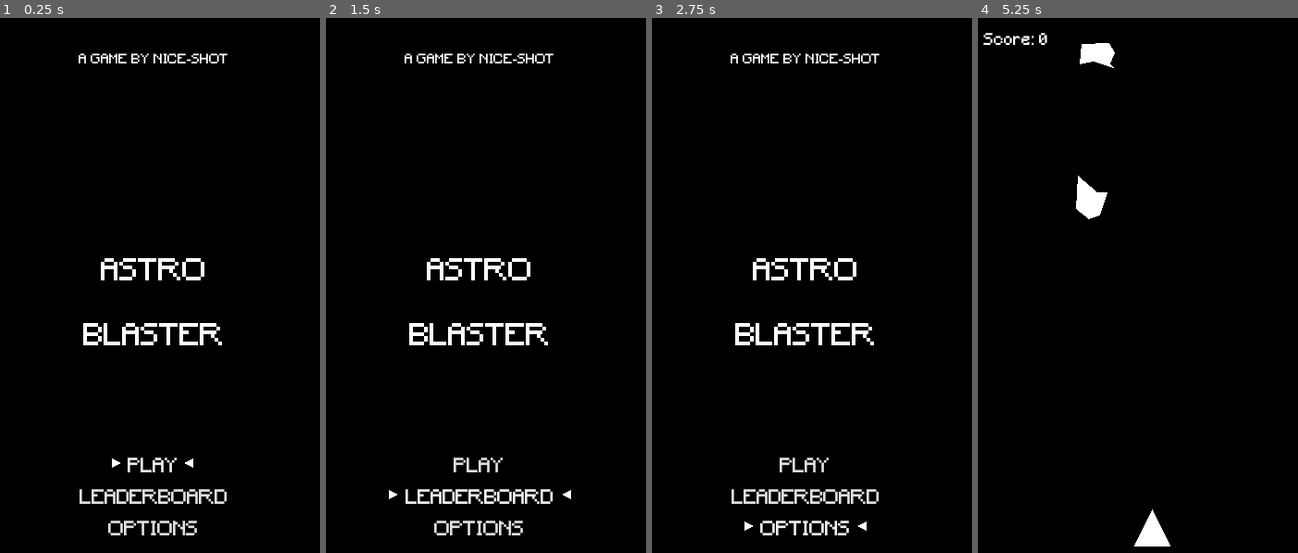
Above: before the commit, frames 1-4 (left to right).
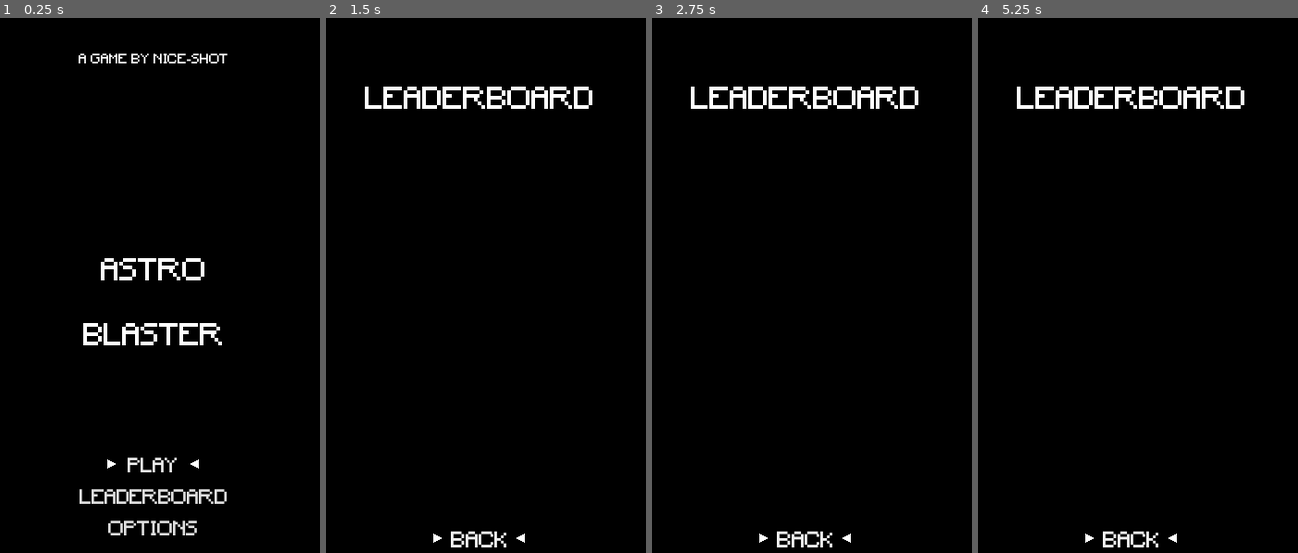
Above: after the commit, the same moments.

Repository: nice-shot/godot_shmup
Game: Godot game, scene res://scenes/main.tscn
The game is run twice, just before and just after one commit, with the same random seed, the same clock (stepped at 60 frames per second) and the same inputs.
Inputs (mouse positions are in pixels of both pictures, inside the frame that each line leads up to):
- Up to frame 1 (0.25 s): no input
- Up to frame 2 (1.5 s): click "LEADERBOARD" at 0.5 s; click (479, 542) at 1.25 s, where only the run after the commit has a clickable "BACK"
- Up to frame 3 (2.75 s): click (805, 531) at 2 s, where only the run before the commit has a clickable "OPTIONS"
- Up to frame 4 (5.25 s): click (1131, 467) at 2.75 s, where only the run before the commit has a clickable "PLAY"; hold Right (ui_right) 3.53-4.28 s; hold Left (ui_left) 4.28-5.03 s; hold Right (ui_right) from 5.03 s (still down)

The runs differ from the first frame. In frame 1, less than 0.1% of the frame differs, in the area x 33-63%, y 82-85%; in frame 2, 4.9%; in frame 3, 4.9%, in the area x 12-84%, y 6-99%; in frame 4, 3.1%.

Commit message:
Started adding leaderboards menu to main menu scene

Diff:
--- a/scenes/menu.tscn
+++ b/scenes/menu.tscn
@@ -16,13 +16,12 @@
 size = 21
 font_data = ExtResource( 1 )
 
-[node name="Menu" type="Control"]
-anchor_right = 1.0
-anchor_bottom = 1.0
+[sub_resource type="DynamicFont" id=6]
+size = 23
+font_data = ExtResource( 1 )
+
+[node name="Menu" type="Node"]
 script = ExtResource( 2 )
-__meta__ = {
-"_edit_use_anchors_": false
-}
 
 [node name="Background" type="ColorRect" parent="."]
 anchor_right = 1.0
@@ -32,7 +31,14 @@
 "_edit_use_anchors_": false
 }
 
-[node name="Vanity" type="Label" parent="."]
+[node name="Main" type="Control" parent="."]
+anchor_right = 1.0
+anchor_bottom = 1.0
+__meta__ = {
+"_edit_use_anchors_": false
+}
+
+[node name="Vanity" type="Label" parent="Main"]
 anchor_right = 1.0
 margin_top = 37.6156
 margin_bottom = 52.6156
@@ -44,7 +50,7 @@
 "_edit_use_anchors_": false
 }
 
-[node name="Title" type="Label" parent="."]
+[node name="Title" type="Label" parent="Main"]
 anchor_top = 0.5
 anchor_right = 1.0
 anchor_bottom = 0.5
@@ -60,7 +66,7 @@
 "_edit_use_anchors_": false
 }
 
-[node name="PlayBTN" parent="." instance=ExtResource( 3 )]
+[node name="PlayBTN" parent="Main" instance=ExtResource( 3 )]
 anchor_top = 0.758
 anchor_bottom = 0.758
 margin_left = 140.0
@@ -70,13 +76,7 @@
 custom_fonts/font = SubResource( 5 )
 text = "PLAY"
 
-[node name="SelectionArrows" parent="PlayBTN" index="0"]
-margin_left = 5.0
-margin_top = -5.0
-margin_right = -6.0
-margin_bottom = -5.0
-
-[node name="LeaderboardBTN" parent="." instance=ExtResource( 3 )]
+[node name="LeaderboardBTN" parent="Main" instance=ExtResource( 3 )]
 anchor_top = 0.811
 anchor_bottom = 0.811
 margin_left = 92.0
@@ -86,11 +86,7 @@
 custom_fonts/font = SubResource( 5 )
 text = "LEADERBOARD"
 
-[node name="SelectionArrows" parent="LeaderboardBTN" index="0"]
-margin_top = -4.54034
-margin_bottom = -4.54034
-
-[node name="OptionsBTN" parent="." instance=ExtResource( 3 )]
+[node name="OptionsBTN" parent="Main" instance=ExtResource( 3 )]
 anchor_top = 0.864
 anchor_bottom = 0.864
 margin_left = 124.0
@@ -100,16 +96,38 @@
 custom_fonts/font = SubResource( 5 )
 text = "OPTIONS"
 
-[node name="SelectionArrows" parent="OptionsBTN" index="0"]
-margin_top = -4.54034
-margin_bottom = -4.54034
-[connection signal="ready" from="." to="PlayBTN" method="grab_focus"]
-[connection signal="pressed" from="PlayBTN" to="." method="_on_play"]
-[connection signal="pressed" from="LeaderboardBTN" to="." method="_on_leaderboard"]
-[connection signal="pressed" from="OptionsBTN" to="." method="_on_options"]
+[node name="Leaderboard" type="Control" parent="."]
+visible = false
+anchor_right = 1.0
+anchor_bottom = 1.0
+__meta__ = {
+"_edit_use_anchors_": false
+}
 
-[editable path="PlayBTN"]
+[node name="Title" type="Label" parent="Leaderboard"]
+anchor_top = 0.5
+anchor_right = 1.0
+anchor_bottom = 0.5
+margin_top = -280.725
+margin_bottom = -178.725
+custom_fonts/font = SubResource( 2 )
+text = "LEADERBOARD"
+align = 1
+valign = 1
+__meta__ = {
+"_edit_use_anchors_": false
+}
 
-[editable path="LeaderboardBTN"]
-
-[editable path="OptionsBTN"]
+[node name="BackBTN" parent="Leaderboard" instance=ExtResource( 3 )]
+anchor_top = 0.758
+anchor_bottom = 0.758
+margin_left = 140.0
+margin_top = 67.714
+margin_right = -141.0
+margin_bottom = 89.714
+custom_fonts/font = SubResource( 6 )
+text = "BACK"
+[connection signal="pressed" from="Main/PlayBTN" to="." method="play"]
+[connection signal="pressed" from="Main/LeaderboardBTN" to="." method="set_screen_leaderboard"]
+[connection signal="pressed" from="Main/OptionsBTN" to="." method="set_screen_options"]
+[connection signal="pressed" from="Leaderboard/BackBTN" to="." method="set_screen_main"]
--- a/scripts/menu.gd
+++ b/scripts/menu.gd
@@ -1,13 +1,31 @@
-extends Control
+extends Node
+
+onready var _previous_menu_btn : Control = $Main/PlayBTN
 
 
-func _on_play() -> void:
+func _ready() -> void:
+    set_screen_main()
+
+
+func play() -> void:
     get_tree().change_scene("res://scenes/game.tscn")
 
 
-func _on_leaderboard() -> void:
-    pass
+func set_screen_main() -> void:
+    $Main.show()
+    _previous_menu_btn.grab_focus()
+    $Leaderboard.hide()
 
 
-func _on_options() -> void:
-    pass
+func set_screen_leaderboard() -> void:
+    $Leaderboard.show()
+    $Leaderboard/BackBTN.grab_focus()
+    $Main.hide()
+    _previous_menu_btn = $Main/LeaderboardBTN
+
+
+func set_screen_options() -> void:
+    return
+    $Main.hide()
+    $Leaderboard.hide()
+    _previous_menu_btn = $Main/OptionsBTN
Not shown: 1 places in scenes/menu.tscn that only renumber resources
